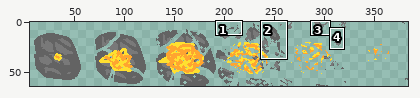
A sprite sheet gets an edit: examples/AsteroidAvoidanceGame/game/asteroids/asteroid2_explosion.png. The first picture is a wide view before the edit; the outline marks the close-up.
Close-up. Before the edit:
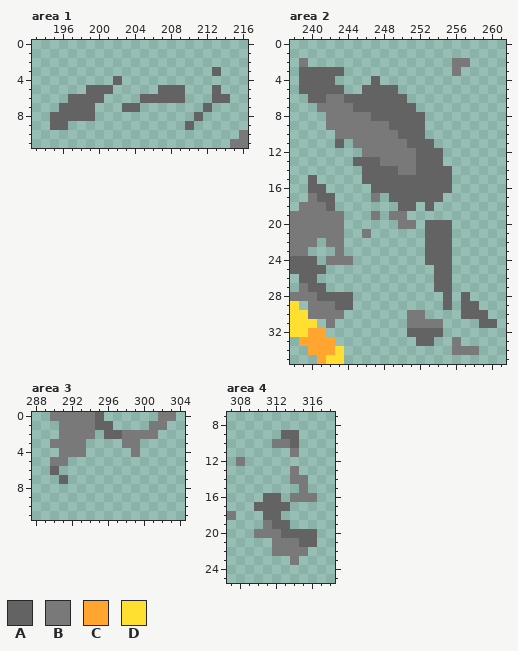
The file is 384x64 pixels. Shown: area 1: x 193..216, y 0..11; area 2: x 238..261, y 0..35; area 3: x 288..304, y 0..11; area 4: x 307..318, y 7..25. The wide view leaves out empty margins. The commit also changed other parts of the picture, which this record leaves out.
Palette (. is transparent): A #636363  B #797979  C #ffa530  D #ffe030
Pixels before, area 1, first column x 195:
 3 ..................A...
 4 .......A..............
 5 ....AAA.....AAA...A...
 6 ..AAAA....AAAAA...AA..
 7 .AAAA...AA.......A....
 8 AAAAA...........A.....
 9 AA.............A......
10 .....................B
11 ....................BB
Pixels before, area 2, first column x 238:
 2 .B................BB...
 3 .AAAAA............B....
 4 .AAAA....A.............
 5 .AAAAA..AAAA...........
 6 ..AABBAAAAAAA..........
 7 ...BBBBAAAAAAA.........
 8 ....BBBBBAAAAAA........
 9 ....BBBBBBBAAAA........
10 .....BBBBBBBAAA........
11 .....A.BBBBBBAAA.......
12 ........BBBBBBAAA......
13 .......AAABBBBAAA......
14 ........AAAABBAAAA.....
15 ..A.....AAAAAAAAAA.....
16 ..AA.....AAAAAAAAA.....
17 ..BAA....B.AAAAAA......
18 .BBBA.......AA.A.......
19 BBBBBB...B.BB..........
20 BBBBBB......BB.AAA.....
21 BBBBBB..B......AAA.....
22 BBB.BB.........AAA.....
23 BB...B.........AAA.....
24 AAA.BBB........AAA.....
25 AAAA............AA.....
26 .AA.............AA.....
27 .BAA............AA.....
28 BBBAAAA..........A.A...
29 D.BBBAA..........A.AA..
30 DDBBBB.......BB....AAA.
31 DDD.B........BBBB....AA
32 DDCC.........AAAA......
33 .CCCC.........AA..B....
34 ..CCCD............BBB..
35 ...CDD.................
Pixels before, area 3, first column x 290:
0 BBBBBA......BB
1 .BBBBAA....BB.
2 .BBBB.AABBBB..
3 BBBB....BB....
4 .BBB.....B....
5 BB............
6 A.............
7 .A............
Pixels before, area 4, first column x 307:
 9 ......AA..
10 .....BBA..
11 .......B..
12 .B........
13 .......B..
14 .......BB.
15 ........B.
16 ....AA.BBB
17 ...AAAA...
18 B...AA....
19 ....BAA...
20 ...BBBAAAA
21 .....BBBAA
22 .....BBBB.
23 .......B..
The same view after the edit:
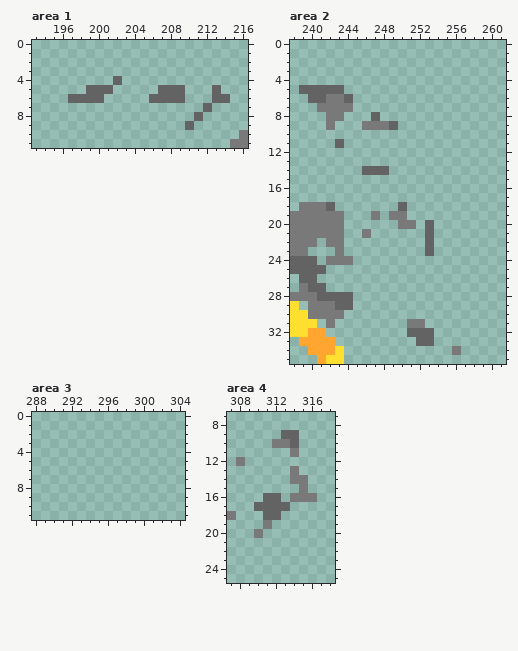
Changes in this commit:
{"where": "area 1"}
{"y":3,"x":213,"old":"A","new":"."}
{"y":6,"x":205,"old":"A","new":"."}
{"y":7,"x":196,"old":"AAAA","new":"...."}
{"y":7,"x":203,"old":"AA","new":".."}
{"y":8,"x":195,"old":"AAAAA","new":"....."}
{"y":9,"x":195,"old":"AA","new":".."}
{"where": "area 2"}
{"y":2,"x":239,"old":"B","new":"."}
{"y":2,"x":256,"old":"BB","new":".."}
{"y":3,"x":239,"old":"AAAAA","new":"....."}
{"y":3,"x":256,"old":"B","new":"."}
{"y":4,"x":239,"old":"AAAA","new":"...."}
{"y":4,"x":247,"old":"A","new":"."}
{"y":5,"x":246,"old":"AAAA","new":"...."}
{"y":6,"x":245,"old":"AAAAAA","new":"......"}
{"y":7,"x":245,"old":"AAAAAAA","new":"......."}
{"y":8,"x":244,"old":"BBB","new":"..."}
{"y":8,"x":248,"old":"AAAAA","new":"....."}
{"y":9,"x":243,"old":"BBB","new":"..."}
{"y":9,"x":250,"old":"AAA","new":"..."}
{"y":10,"x":243,"old":"BBBBBBBAAA","new":".........."}
{"y":11,"x":245,"old":"BBBBBBAAA","new":"........."}
{"y":12,"x":246,"old":"BBBBBBAAA","new":"........."}
{"y":13,"x":245,"old":"AAABBBBAAA","new":".........."}
{"y":14,"x":249,"old":"ABBAAAA","new":"......."}
{"y":15,"x":240,"old":"A","new":"."}
{"y":15,"x":246,"old":"AAAAAAAAAA","new":".........."}
{"y":16,"x":240,"old":"AA","new":".."}
{"y":16,"x":247,"old":"AAAAAAAAA","new":"........."}
{"y":17,"x":240,"old":"BAA","new":"..."}
{"y":17,"x":247,"old":"B","new":"."}
{"y":17,"x":249,"old":"AAAAAA","new":"......"}
{"y":18,"x":251,"old":"A","new":"."}
{"y":18,"x":253,"old":"A","new":"."}
{"y":20,"x":254,"old":"AA","new":".."}
{"y":21,"x":254,"old":"AA","new":".."}
{"y":22,"x":254,"old":"AA","new":".."}
{"y":23,"x":254,"old":"AA","new":".."}
{"y":24,"x":253,"old":"AAA","new":"..."}
{"y":25,"x":254,"old":"AA","new":".."}
{"y":26,"x":254,"old":"AA","new":".."}
{"y":27,"x":254,"old":"AA","new":".."}
{"y":28,"x":255,"old":"A","new":"."}
{"y":28,"x":257,"old":"A","new":"."}
{"y":29,"x":255,"old":"A","new":"."}
{"y":29,"x":257,"old":"AA","new":".."}
{"y":30,"x":251,"old":"BB","new":".."}
{"y":30,"x":257,"old":"AAA","new":"..."}
{"y":31,"x":253,"old":"BB","new":".."}
{"y":31,"x":259,"old":"AA","new":".."}
{"y":32,"x":254,"old":"A","new":"."}
{"y":33,"x":256,"old":"B","new":"."}
{"y":34,"x":257,"old":"BB","new":".."}
{"where": "area 3"}
{"y":0,"x":290,"old":"BBBBBA","new":"......"}
{"y":0,"x":302,"old":"BB","new":".."}
{"y":1,"x":291,"old":"BBBBAA","new":"......"}
{"y":1,"x":301,"old":"BB","new":".."}
{"y":2,"x":291,"old":"BBBB","new":"...."}
{"y":2,"x":296,"old":"AABBBB","new":"......"}
{"y":3,"x":290,"old":"BBBB","new":"...."}
{"y":3,"x":298,"old":"BB","new":".."}
{"y":4,"x":291,"old":"BBB","new":"..."}
{"y":4,"x":299,"old":"B","new":"."}
{"y":5,"x":290,"old":"BB","new":".."}
{"y":6,"x":290,"old":"A","new":"."}
{"y":7,"x":291,"old":"A","new":"."}
{"where": "area 4"}
{"y":19,"x":312,"old":"AA","new":".."}
{"y":20,"x":311,"old":"BBAAAA","new":"......"}
{"y":21,"x":312,"old":"BBBAA","new":"....."}
{"y":22,"x":312,"old":"BBBB","new":"...."}
{"y":23,"x":314,"old":"B","new":"."}
